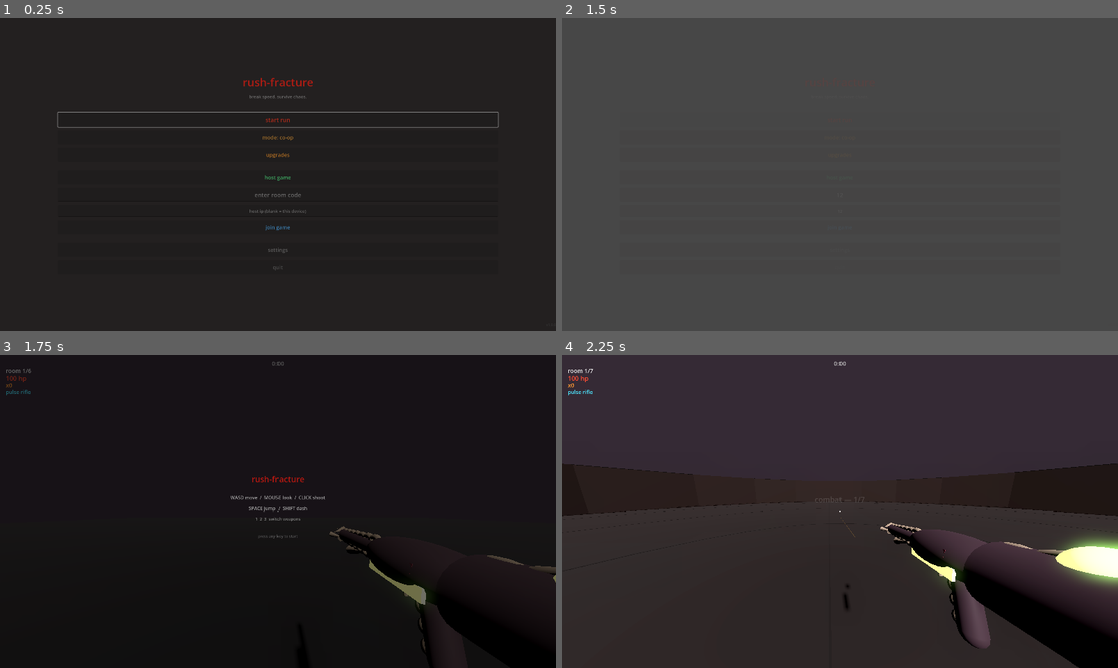
Above: before the commit, frames 1-4 (two rows, left to right).
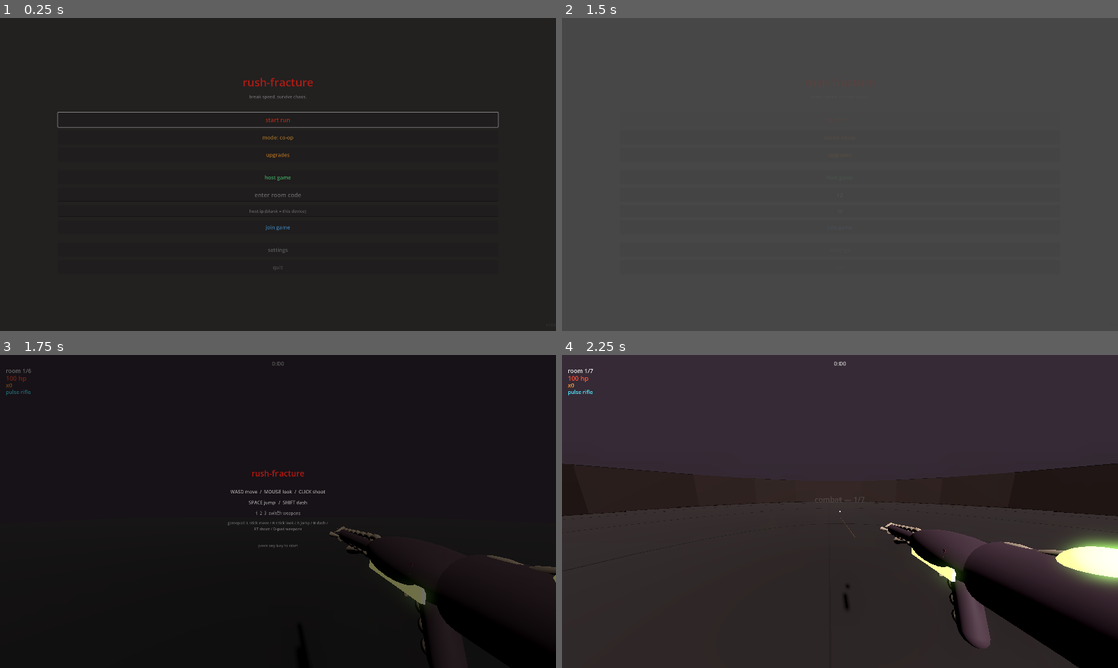
Above: after the commit, the same moments.

Repository: anshuman-krishna/rush-fracture
Game: Godot game, scene res://scenes/main_menu.tscn
Two runs of this game, one before a commit and one after it. Both use one fixed random seed, a clock stepped at 60 frames per second and the inputs below.
Inputs (mouse positions are in pixels of both pictures, inside the frame that each line leads up to):
- Up to frame 1 (0.25 s): no input
- Up to frame 2 (1.5 s): click (840, 193) at 0.52 s; type "12" at 0.6 s; click (840, 212) at 0.75 s; type "12" at 0.83 s; click "start run" at 1.25 s
- Up to frame 3 (1.75 s): no input
- Up to frame 4 (2.25 s): tap Enter at 2 s; move the mouse to (867, 511) at 2.02 s; press the mouse at (867, 511) at 2.03 s; hold W (move_forward) from 2.03 s (still down); tap Shift (dash) at 2.1 s

Frames 1-2 are identical in both runs. In frame 3, 0.7% of the frame differs, in the area x 41-59%, y 36-62%; in frame 4, nothing differs.

Commit message:
release readiness fixes

Diff:
--- a/game-client/scenes/onboarding_overlay.tscn
+++ b/game-client/scenes/onboarding_overlay.tscn
@@ -28,9 +28,9 @@
 anchor_right = 0.5
 anchor_bottom = 0.5
 offset_left = -180.0
-offset_top = -130.0
+offset_top = -150.0
 offset_right = 180.0
-offset_bottom = 130.0
+offset_bottom = 150.0
 grow_horizontal = 2
 grow_vertical = 2
 theme_override_constants/separation = 14
@@ -67,6 +67,14 @@
 text = "1  2  3  switch weapons"
 horizontal_alignment = 1
 
+[node name="Line4" type="Label" parent="Panel"]
+layout_mode = 2
+theme_override_colors/font_color = Color(0.6, 0.6, 0.6, 1)
+theme_override_font_sizes/font_size = 13
+text = "gamepad: L stick move / R stick look / A jump / B dash / RT shoot / D-pad weapons"
+horizontal_alignment = 1
+autowrap_mode = 2
+
 [node name="Spacer2" type="Control" parent="Panel"]
 custom_minimum_size = Vector2(0, 12)
 layout_mode = 2
--- a/game-client/systems/ui/onboarding_overlay.gd
+++ b/game-client/systems/ui/onboarding_overlay.gd
@@ -1,7 +1,7 @@
 class_name OnboardingOverlay
 extends Control
 
-# shows controls once on first run. dismissed with any key or click.
+# shows controls once on first run. dismissed with any key, click, or gamepad button.
 
 signal dismissed
 
@@ -29,6 +29,8 @@
 		should_dismiss = true
 	elif event is InputEventMouseButton and event.pressed:
 		should_dismiss = true
+	elif event is InputEventJoypadButton and event.pressed:
+		should_dismiss = true
 	if should_dismiss:
 		_dismiss()
 		get_viewport().set_input_as_handled()
Not shown, changed: .github/workflows/backend-ci.yml
Not shown, changed: README.md
Not shown, added: backend/.dockerignore
Not shown, added: backend/Dockerfile
Not shown, added: backend/internal/validate/validate_test.go
